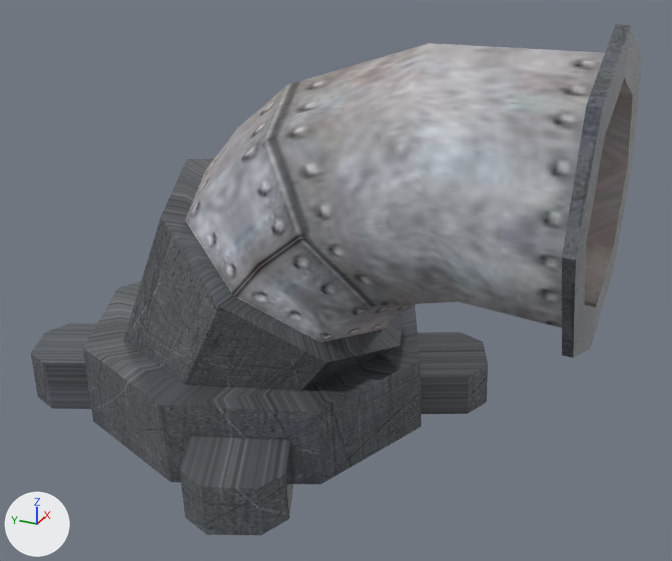
What one commit did to the glTF model packages/resources/glb/pipe/pipe_J.glb.
Before and after are seen from a 50 mm camera at (-11.36, -6.4, 7.85) aimed at (-0.14, -1.35, 2.24). The axes (+X, +Y, +Z) are drawn at lower left. The lights are the same throughout. Where no turn or scale is listed for an object, it has been applied to the vertices. Vertices at the same position are counted once.

Before the edit, the objects in view are built like this:
```python
mat_材质_004 = bpy.data.materials.new('材质.004')
mat_材质_004.use_nodes = True; mat_材质_004.node_tree.nodes.clear()
_N = mat_材质_004.node_tree.nodes; _L = mat_材质_004.node_tree.links
n0 = _N.new('ShaderNodeBsdfPrincipled'); n0.name = 'Principled BSDF'
n0.inputs[1].default_value = 0.15  # 'Metallic'
n0.inputs[2].default_value = 0.732  # 'Roughness'
n1 = _N.new('ShaderNodeOutputMaterial'); n1.name = 'Material Output'
n2 = _N.new('ShaderNodeTexImage'); n2.name = 'Image Texture'
n2.image = img_6ff7306765a1f1c9ead8c3c480637853
n3 = _N.new('ShaderNodeNormalMap'); n3.name = 'Normal Map'
n3.uv_map = 'UVMap'
n3.inputs[0].default_value = 0.2  # 'Strength'
n4 = _N.new('ShaderNodeTexImage'); n4.name = 'Image Texture.001'
n4.image = img_f86a020anormalmap
_L.new(n0.outputs[0], n1.inputs[0])  # 'BSDF' to 'Surface'
_L.new(n2.outputs[0], n0.inputs[0])  # 'Color' to 'Base Color'
_L.new(n3.outputs[0], n0.inputs[5])  # 'Normal' to 'Normal'
_L.new(n4.outputs[0], n3.inputs[1])  # 'Color' to 'Color'
me_zhuti_026 = bpy.data.meshes.new('zhuti.026')
me_zhuti_026.from_pydata(...)  # 184 vertices, 324 faces; spans x -3.43..3.43, y -5.01..3.44, z -0.01..6.08
# faces by material slot: [124, 200]
me_zhuti_026.materials.append(mat_材质_004)
me_zhuti_026.materials.append(mat_材质_005)  # picture img_1f8addb7fd2e6dd3cb3d4b0103c0e9b4
ob_zhuti_j = bpy.data.objects.new('zhuti.J', me_zhuti_026)
ob_zhuti_j.location = (0.0, 0.0, 0.0)
```
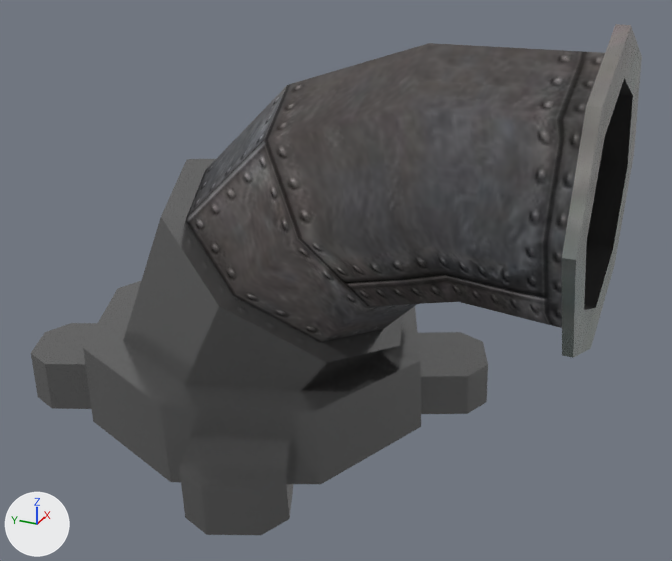
The change, as a diff of the scene's bpy script:
```diff
--- a/packages/resources/glb/pipe/pipe_J.glb.py
+++ b/packages/resources/glb/pipe/pipe_J.glb.py
@@ img_pipe_normal @@
+img_pipe_normal = load_image('pipe_normal', '_unpacked/pipe_normal', 250, 250, 'Non-Color')
@@ img_pipe_texture_psd @@
+img_pipe_texture_psd = load_image('pipe_texture.psd', '_unpacked/pipe_texture.psd', 250, 250, 'sRGB')
@@ img_tiepi1_spec_tiepi1_occ @@
+img_tiepi1_spec_tiepi1_occ = load_image('tiepi1_SPEC-tiepi1_OCC', '_unpacked/tiepi1_SPEC-tiepi1_OCC', 250, 250, 'Non-Color')
@@ mat_材质_004 @@
 mat_材质_004 = bpy.data.materials.new('材质.004')
-# nodes: BsdfPrincipled, NormalMap, OutputMaterial, TexImage x2
-# uses the picture img_6ff7306765a1f1c9ead8c3c480637853
-# uses the picture img_f86a020anormalmap
+# nodes: BsdfPrincipled, NormalMap, OutputMaterial, SeparateColor, TexImage x3
+# uses the picture img_pipe_normal
+# uses the picture img_pipe_texture_psd
+# uses the picture img_tiepi1_spec_tiepi1_occ
@@ me_zhuti_026 @@
 # used by ob_zhuti_j; location = (0.0, 0.0, 0.0)
-me_zhuti_026.from_pydata(...)  # 184 vertices, 324 faces; spans x -3.43..3.43, y -5.01..3.44, z -0.01..6.08
+me_zhuti_026.from_pydata(...)  # 152 vertices, 270 faces; spans x -3.43..3.43, y -5.01..3.44, z -0.01..6.08
+# me_zhuti_026 part 1
+# 8 vertices are removed from x -1.77..1.78, y -2.25..0.26, z 1.79..4.29
+# 32 faces are deleted
+# 16 new faces join them
+# me_zhuti_026 part 2
+# 8 vertices are removed from x -1.77..1.78, y -5.0..-4.99, z 2.2..5.75
+# 32 faces are deleted
+# 16 new faces join them
+# me_zhuti_026 part 3: 238 kept faces spanning x -3.43..3.43, y -5.01..3.44, z -0.01..6.08 get new texture (UV) coordinates
+# me_zhuti_026 part 4: 168 faces spanning x -3.43..3.43, y -5.01..3.44, z -0.01..6.08 switch from mat_材质_005 (picture img_1f8addb7fd2e6dd3cb3d4b0103c0e9b4) to mat_材质_004
```

What differs and where, as boxes (x1, y1, x2, y2) in the pictures (672 x 561 px):
'zhuti.J', surface changed, reshaped
    both: (31, 24, 642, 535)
part 1 of me_zhuti_026, cut back
    before: (185, 86, 416, 342)
    after: (185, 86, 417, 342)
part 2 of me_zhuti_026, cut back
    both: (573, 26, 642, 358)
part 3 of me_zhuti_026, surface changed
    both: (265, 43, 633, 328)
part 4 of me_zhuti_026, recoloured
    both: (42, 24, 631, 535)
